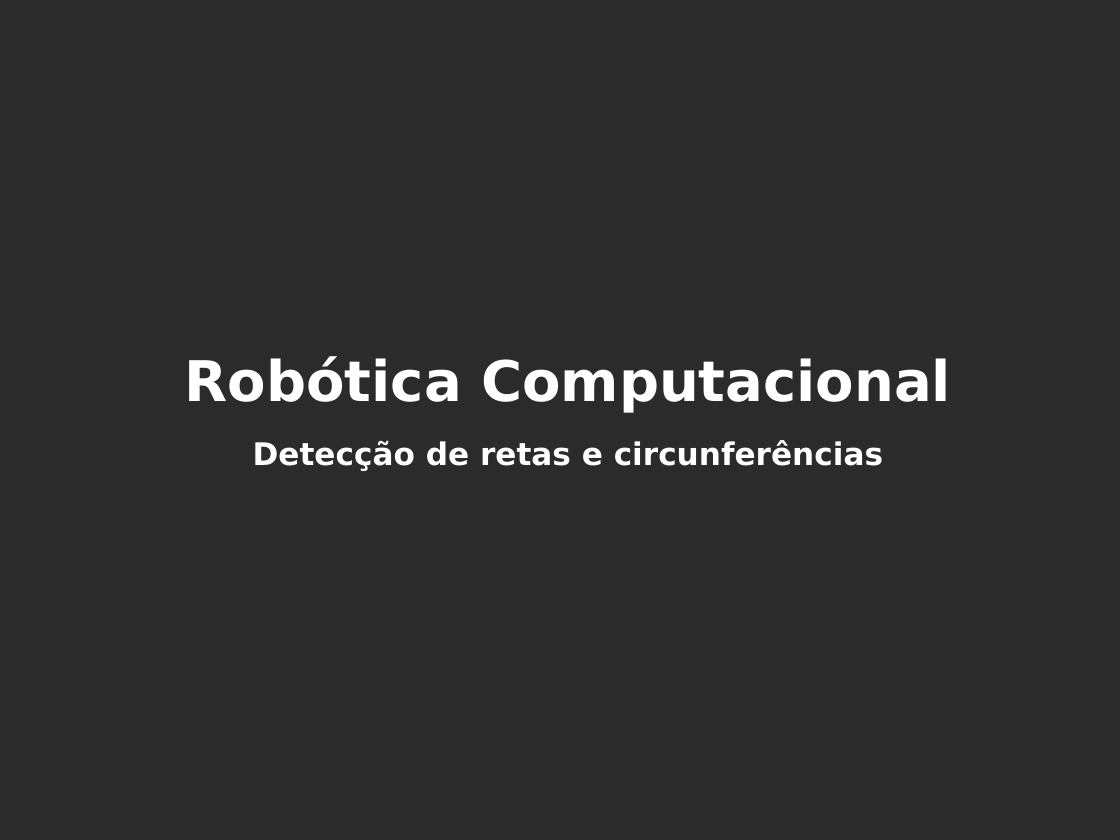
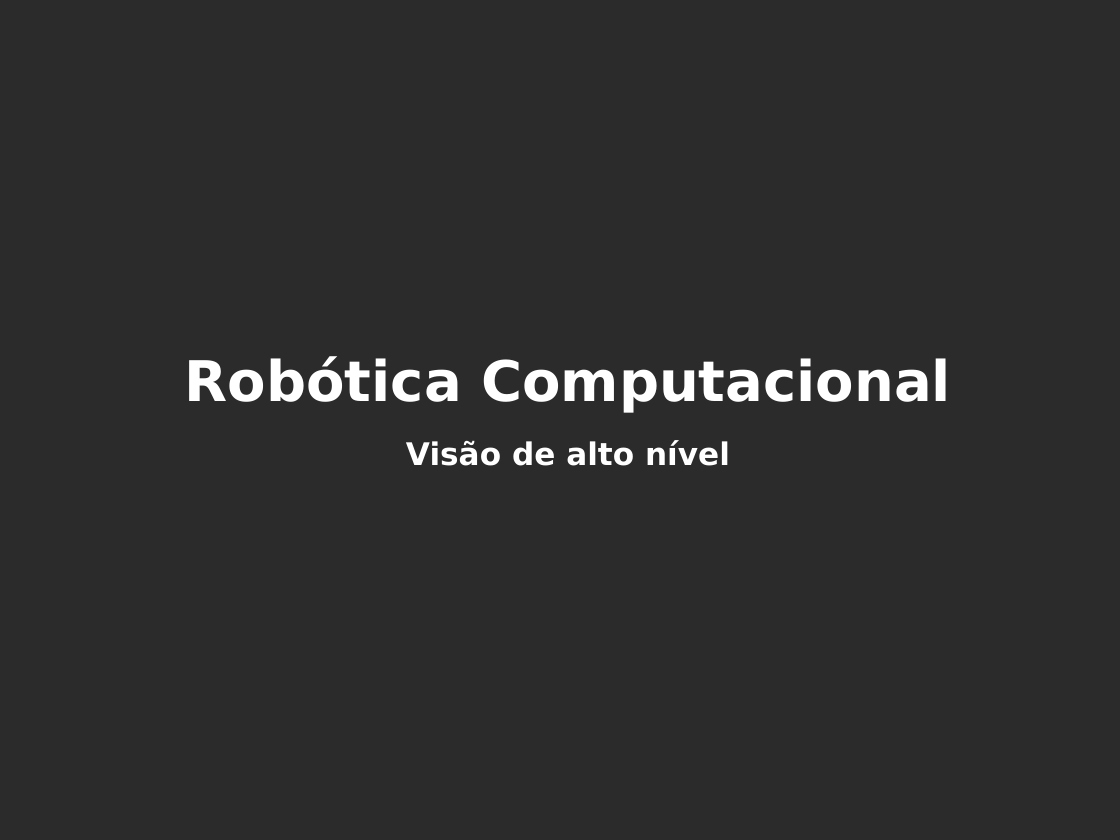
Before and after one commit to vitorpadovani/robotica-computacional, a slide deck: slide 1 of modulos/03-visao/slides-2.pptx. Drawn at 1120x840 pixels with LibreOffice and Linux fonts; fonts in the diff are those of the drawing; background and template pictures are left out; a plain dark background stands for a picture behind light text. Boxes give left, top, right and bottom in pixels: in the first picture for what was removed or moved away, otherwise in the second. Text is boxed around its words. In the diff, an @@ line names an element or a change of style, - is before the commit and + after.

```diff
--- a/modulos/03-visao/slides-2.pptx
+++ b/modulos/03-visao/slides-2.pptx
@@ text at (406, 440, 730, 466): text changed @@
-Detecção de retas e circunferências
+Visão de alto nível
```
Also in this commit, not shown: 16 other files.
